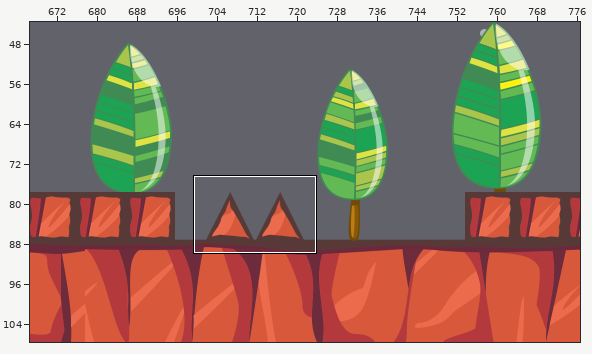
Tiled map, stored at Final Project/android/assets/teste.tmx. Above, an overview of the earlier version with the close-up marked.
Close-up. Before:
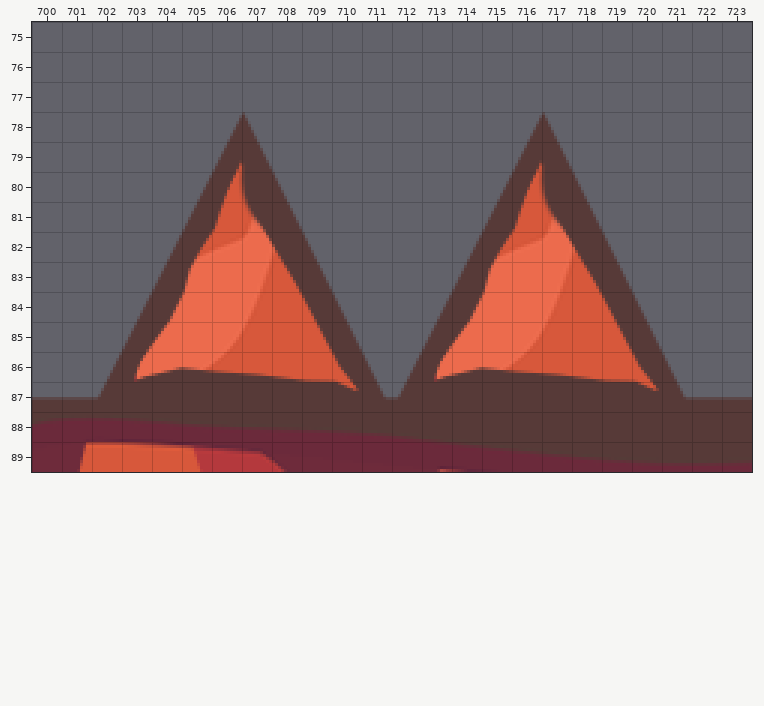
Cells are 10x10 px. Shown: x 700..723, y 75..89. The commit also changed other parts of the map, which this record leaves out.
After the commit:
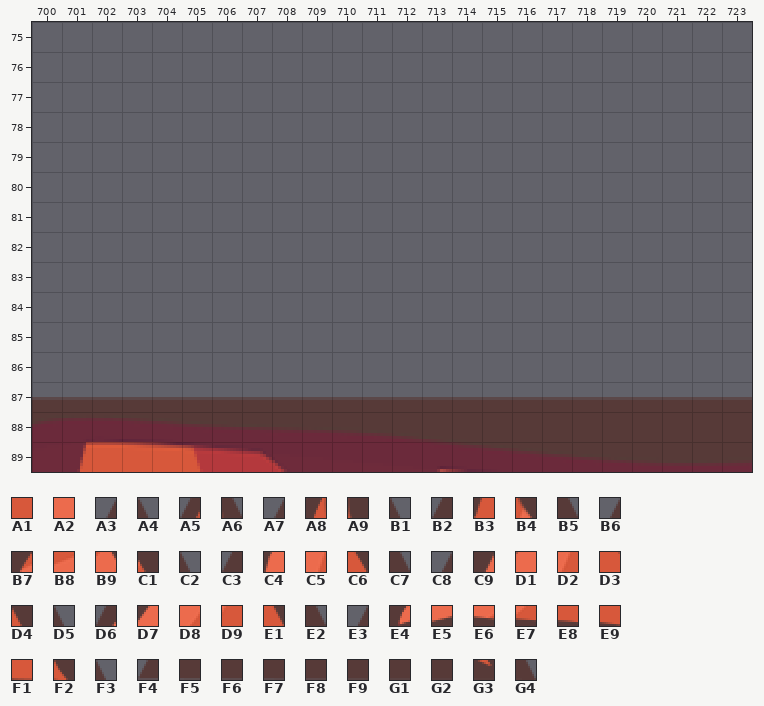
Key: from "lightForestFloor": A1 8843, A2 9003; from "triangle": A3 4, A4 5, A5 14, A6 15, A7 23, A8 24, A9 25, B1 26, B2 33, B3 34, B4 35, B5 36, B6 42, B7 43, B8 44, B9 45, C1 46, C2 47, C3 52, C4 53, C5 55, C6 56, C7 57, C8 61, C9 62, D1 63, D2 65, D3 66, D4 67, D5 68, D6 71, D7 72, D8 74, D9 75, E1 77, E2 78, E3 80, E4 81, E5 82, E6 83, E7 84, E8 85, E9 86, F1 87, F2 88, F3 89, F4 90, F5 91, F6 92, F7 93, F8 94, F9 95, G1 96, G2 97, G3 98, G4 99.
__ is an empty cell, .. an unchanged one.
Change:
--- layer "TRIANGLES"
@@ x 702..721 @@
-78 .. .. .. .. A3 A4 .. .. .. .. .. .. .. .. A3 A4 .. .. .. ..
-79 .. .. .. .. A5 A6 .. .. .. .. .. .. .. .. A5 A6 .. .. .. ..
-80 .. .. .. A7 A8 A9 B1 .. .. .. .. .. .. A7 A8 A9 B1 .. .. ..
-81 .. .. .. B2 B3 B4 B5 .. .. .. .. .. .. B2 B3 B4 B5 .. .. ..
-82 .. .. B6 B7 B8 B9 C1 C2 .. .. .. .. B6 B7 B8 B9 C1 C2 .. ..
-83 .. .. C3 C4 A2 C5 C6 C7 .. .. .. .. C3 C4 A2 C5 C6 C7 .. ..
-84 .. C8 C9 D1 A2 D2 D3 D4 D5 .. .. C8 C9 D1 A2 D2 D3 D4 D5 ..
-85 .. D6 D7 A2 D8 D9 A1 E1 E2 .. .. D6 D7 A2 D8 D9 A1 E1 E2 ..
-86 E3 E4 E5 E6 E7 E8 E9 F1 F2 F3 E3 E4 E5 E6 E7 E8 E9 F1 F2 F3
-87 F4 F5 F6 F7 F8 F9 G1 G2 G3 G4 F4 F5 F6 F7 F8 F9 G1 G2 G3 G4
+78 .. .. .. .. __ __ .. .. .. .. .. .. .. .. __ __ .. .. .. ..
+79 .. .. .. .. __ __ .. .. .. .. .. .. .. .. __ __ .. .. .. ..
+80 .. .. .. __ __ __ __ .. .. .. .. .. .. __ __ __ __ .. .. ..
+81 .. .. .. __ __ __ __ .. .. .. .. .. .. __ __ __ __ .. .. ..
+82 .. .. __ __ __ __ __ __ .. .. .. .. __ __ __ __ __ __ .. ..
+83 .. .. __ __ __ __ __ __ .. .. .. .. __ __ __ __ __ __ .. ..
+84 .. __ __ __ __ __ __ __ __ .. .. __ __ __ __ __ __ __ __ ..
+85 .. __ __ __ __ __ __ __ __ .. .. __ __ __ __ __ __ __ __ ..
+86 __ __ __ __ __ __ __ __ __ __ __ __ __ __ __ __ __ __ __ __
+87 __ __ __ __ __ __ __ __ __ __ __ __ __ __ __ __ __ __ __ __
